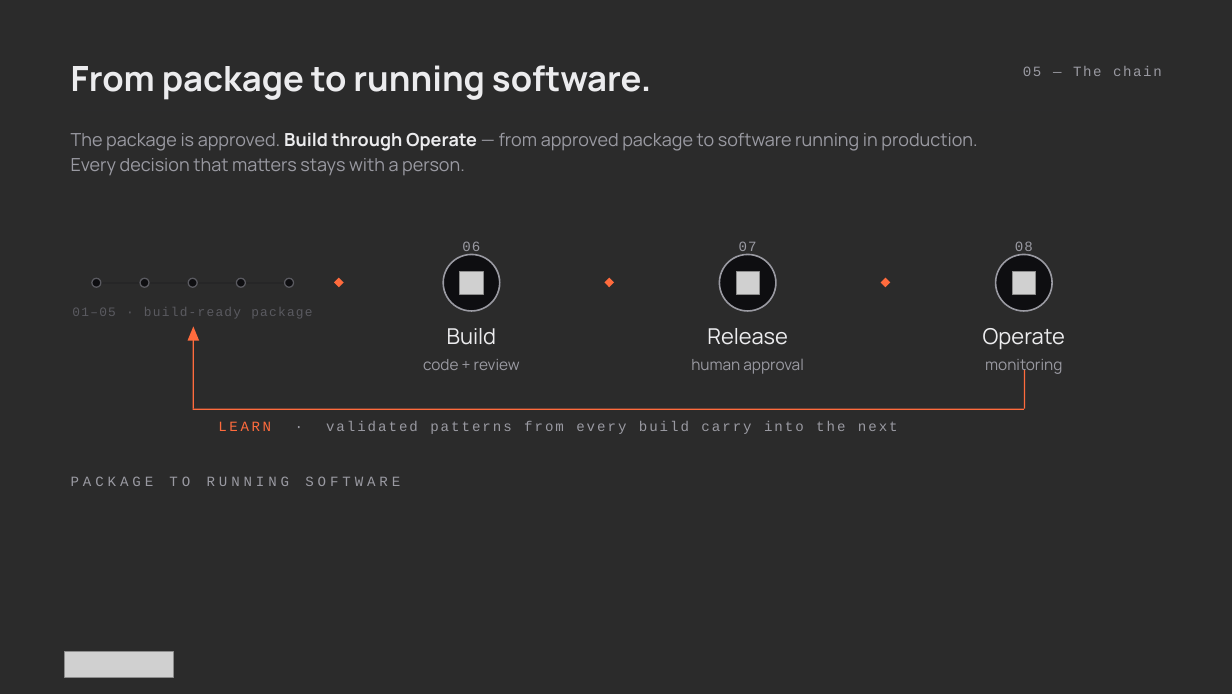
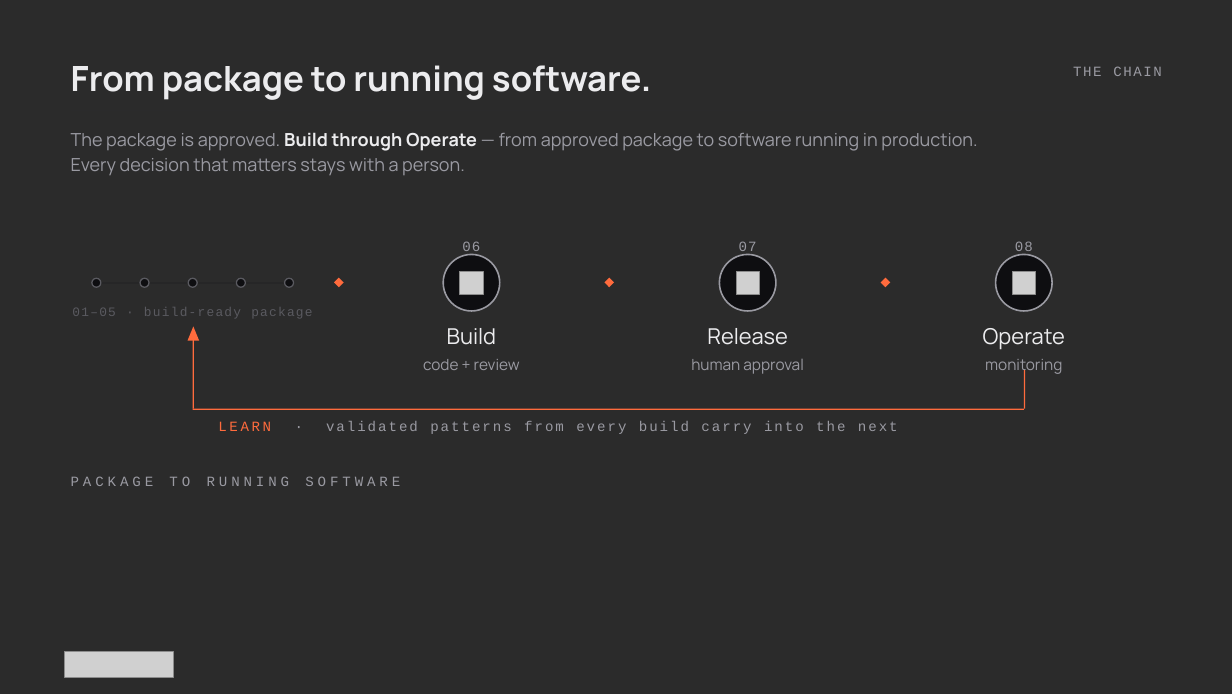
Before and after one commit to athenarunai-gif/Athena, a slide deck: slide 5 of deck/Pitch_Deck_AthenaRun_v2.pptx. Drawn at 1232x694 pixels with LibreOffice and Linux fonts; fonts in the diff are those of the drawing; grey boxes stand for pictures; background and template pictures are left out; a plain dark background stands for a picture behind light text. Boxes give left, top, right and bottom in pixels: in the first picture for what was removed or moved away, otherwise in the second. Text is boxed around its words. In the diff, an @@ line names an element or a change of style, - is before the commit and + after.

```diff
--- a/deck/Pitch_Deck_AthenaRun_v2.pptx
+++ b/deck/Pitch_Deck_AthenaRun_v2.pptx
@@ text at (1073,66,1162,76): text changed @@
-05 — The chain
+THE CHAIN
```
Also in this commit, not shown: 9 other slides changed, 3 slides added, 3 slides removed, 5 other files.
